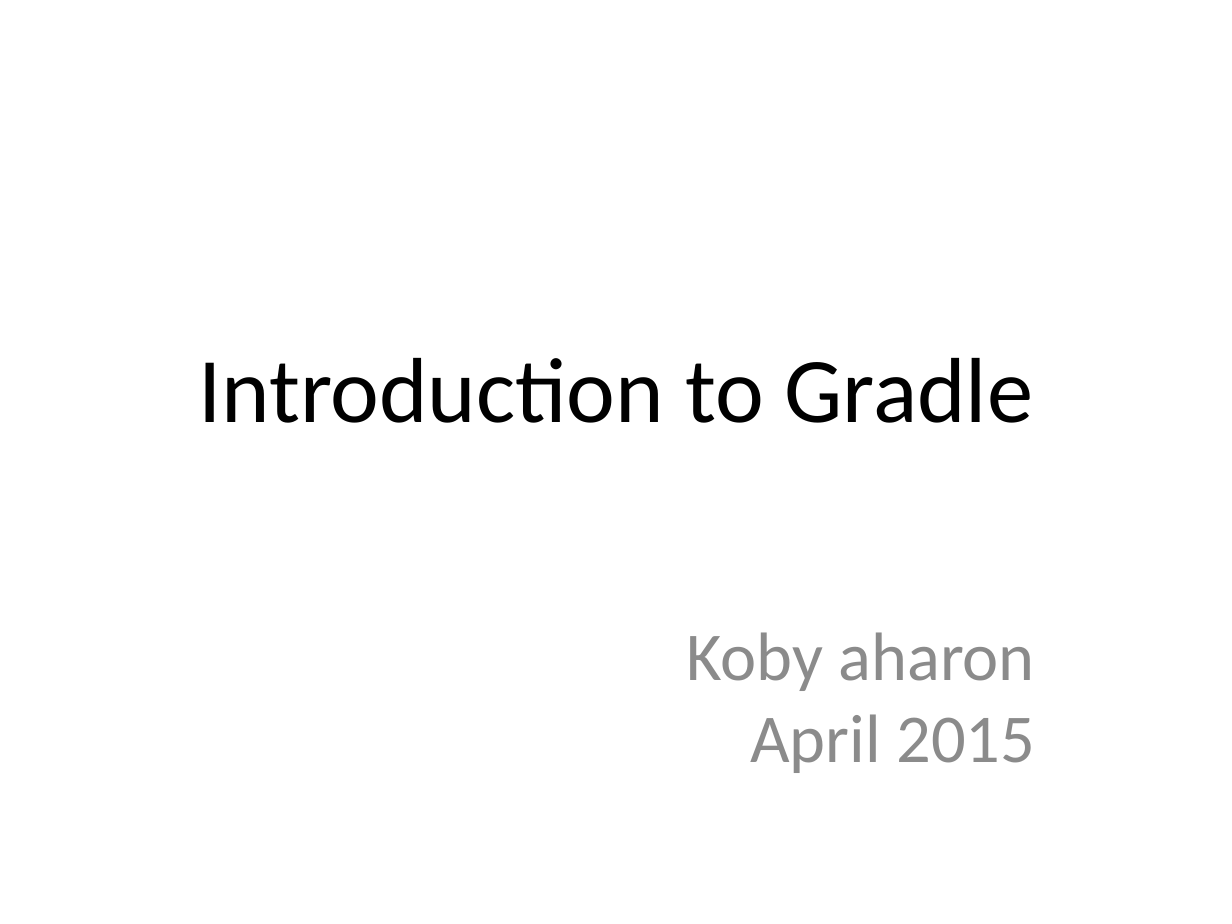
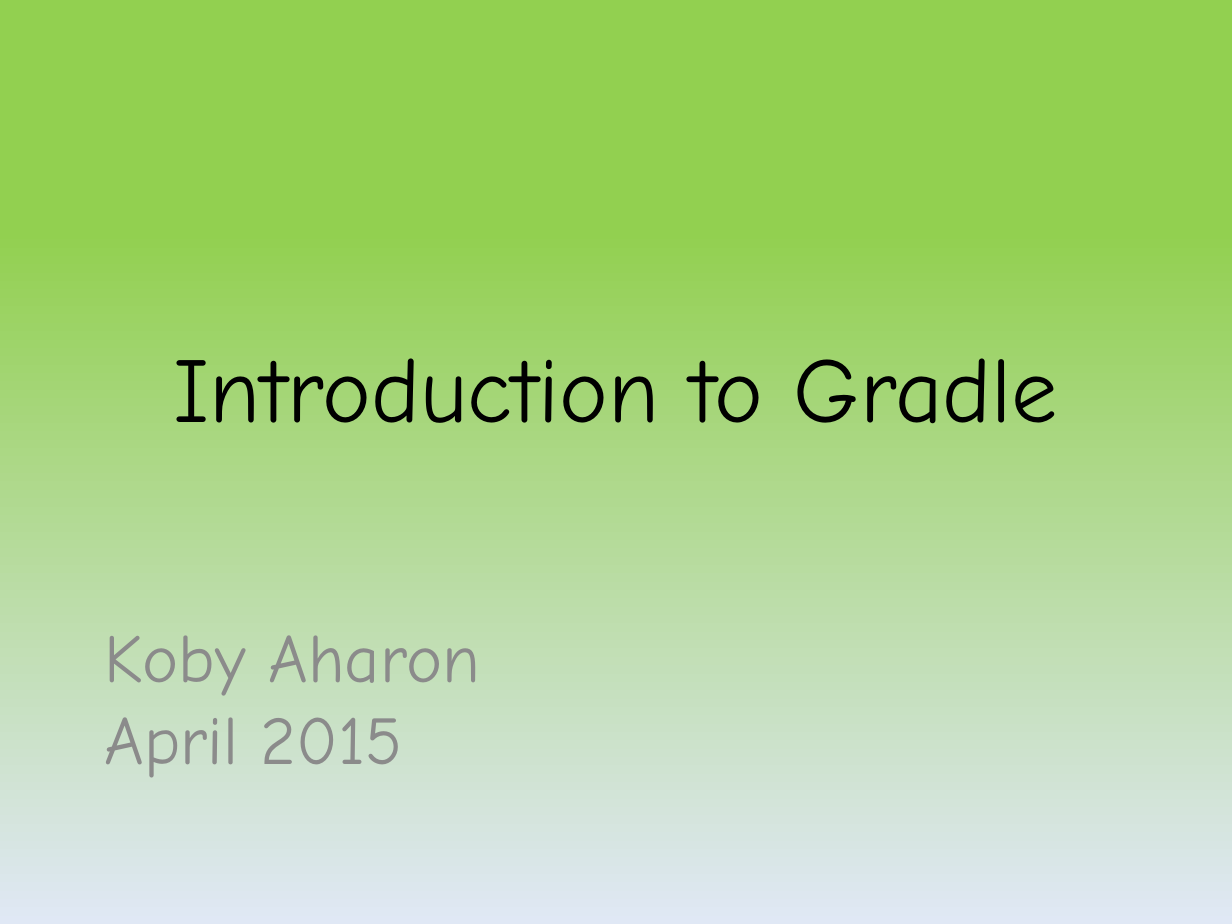
Before and after one commit to kob-aha/gradle-presentation, a slide deck: slide 1 of presentation/Introduction to Gradle.pptx. Drawn at 1232x924 pixels with LibreOffice and Linux fonts; fonts in the diff are those of the drawing; background and template pictures are left out. Boxes give left, top, right and bottom in pixels: in the first picture for what was removed or moved away, otherwise in the second. Text is boxed around its words. In the diff, an @@ line names an element or a change of style, - is before the commit and + after.

```diff
--- a/presentation/Introduction to Gradle.pptx
+++ b/presentation/Introduction to Gradle.pptx
@@ background picture (left out) to gradient #92D050 to #E1E8F5 @@
@@ text "Introduction to Gradle" at <box>174,358,1058,424</box>: font Calibri to Comic Neue @@
@@ text "Koby Aharon": place and size @@
-text "Koby Aharon" at <box>687,632,1035,773</box>
+text "Koby Aharon" at <box>105,635,481,778</box>
@@ text at <box>105,635,481,696</box>: text changed; font Calibri to Comic Neue @@
-Koby aharon
+Koby Aharon
@@ text at <box>105,717,403,778</box>: font Calibri to Comic Neue in "April 2015"; alignment right to left @@
```
Also in this commit, not shown: 23 other slides changed, 1 other file.
